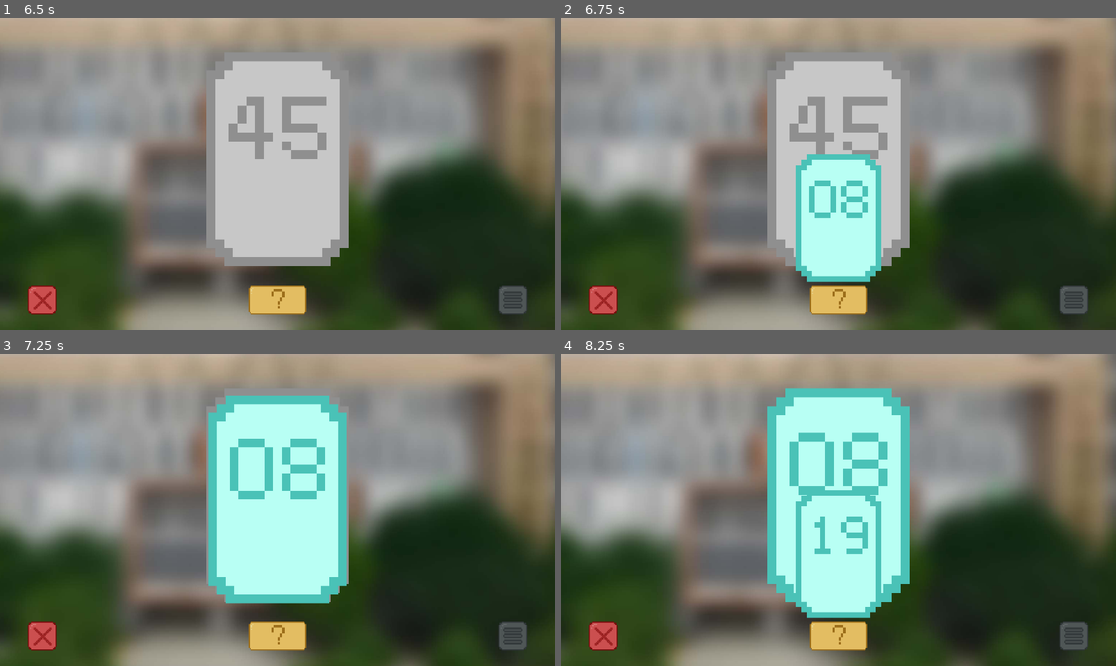
Above: before the commit, frames 1-4 (two rows, left to right).
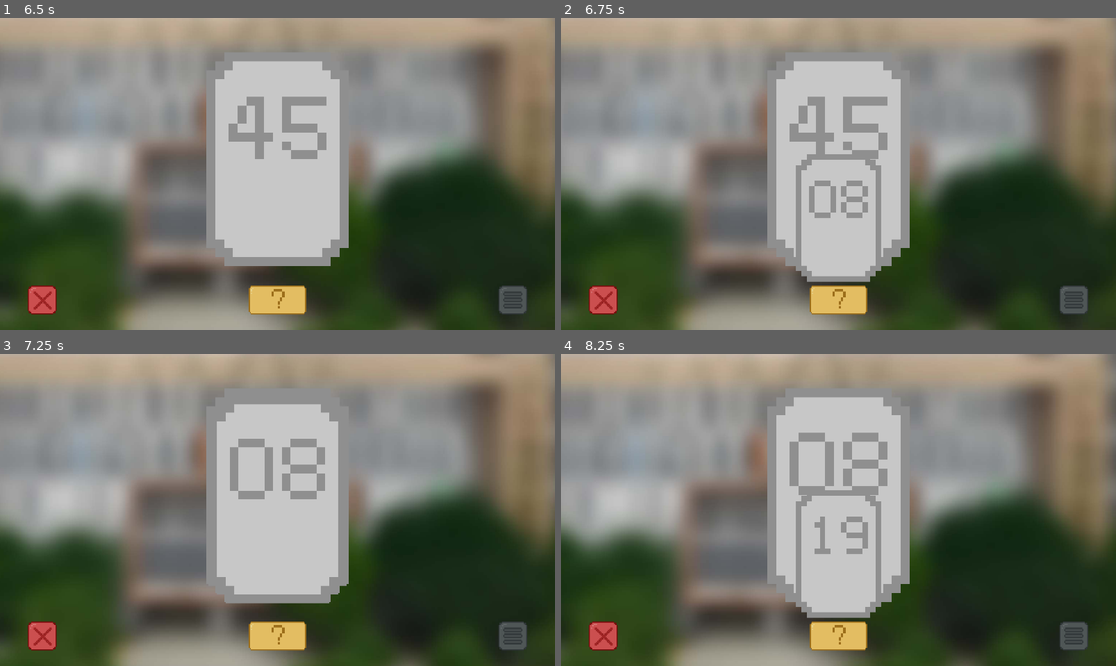
Above: after the commit, the same moments.

Repository: cfrank114/RandomStuPicker
Game: Godot game, scene res://scenes/picker.tscn
Two runs of this game, one before a commit and one after it. Both use one fixed random seed, a clock stepped at 60 frames per second and the inputs below.
Inputs (mouse positions are in pixels of both pictures, inside the frame that each line leads up to):
- Up to frame 1 (6.5 s): click (277, 298) at 0.5 s; click (277, 298) at 1.25 s; click (277, 298) at 2 s; move the mouse to (399, 158) at 2.77 s; click (399, 158) at 2.92 s; tap Enter at 3.5 s; move the mouse to (166, 189) at 3.52 s; click (166, 189) at 3.67 s; move the mouse to (333, 105) at 4.27 s; click (333, 105) at 4.42 s; tap Space at 5 s; move the mouse to (249, 236) at 5.02 s; click (249, 236) at 5.17 s; move the mouse to (444, 220) at 5.77 s; click (444, 220) at 5.92 s
- Up to frame 2 (6.75 s): tap Enter at 6.5 s; move the mouse to (672, 127) at 6.52 s; click (672, 127) at 6.67 s
- Up to frame 3 (7.25 s): no input
- Up to frame 4 (8.25 s): move the mouse to (866, 510) at 7.27 s; click (866, 510) at 7.42 s; tap Space at 8 s; move the mouse to (755, 432) at 8.02 s; click (755, 432) at 8.17 s

Frame 1 is identical in both runs. In frame 2, 6.1% of the frame differs, in the area x 42-58%, y 43-85%; in frame 3, 16%; in frame 4, 18%, in the area x 37-63%, y 10-85%.

Commit message:
ver 1.2.2

Diff:
--- a/globals.gd
+++ b/globals.gd
@@ -11,8 +11,9 @@
 				"22":[45],
 				"33":[38,44],
 				"4":[46],
-				"7":[40,49]},
-				"special":[12]
+				"7":[40,49]
+				},
+			"special":[12]
 				},
 			"settings":{
 				"allow_cards":true,
@@ -20,7 +21,7 @@
 				"auto_erase_history":true,
 				"except":[6,32,42],
 				"fullscreen":true,
-				"lang":"en",
+				"lang":"en_US",
 				"range":[1,49],
 				"res":"1920x1080",
 				"tab_at_bottom":false
@@ -45,7 +46,10 @@
 	"960x540":Vector2(960,540)
 }
 
-var lang = ["de","en","ja","zh"]
+const step = 2
+const cp_prob=0.3
+
+var lang = TranslationServer.get_loaded_locales()
 
 var dest=Vector2(0,0)
 var dest_scale = Vector2(0.3,0.3)
@@ -91,6 +95,7 @@
 		create()
 	print("Checking data")
 	data = check_and_fix_data(data,data_template)
+	data["version"]=ProjectSettings.get_setting("application/config/version")
 	print("Checked")
 	total = data["data"]["settings"]["range"][1]-data["data"]["settings"]["range"][0]+1-len(data["data"]["settings"]["except"])
 	print("TranslationServer Set:",data["data"]["settings"]["lang"])
@@ -157,7 +162,6 @@
 					type_string(typeof(default_values[key])),
 					type_string(typeof(data[key]))
 				])
-	data["version"]=ProjectSettings.get_setting("application/config/version")
 	return data
 
 
--- a/locales/de_DE.csv
+++ b/locales/de_DE.csv
@@ -1,4 +1,4 @@
-id,de
+id,de_DE
 
 Menu_History,Geschichte
 Menu_Settings,Einstellungen
--- a/locales/en_US.csv
+++ b/locales/en_US.csv
@@ -1,4 +1,4 @@
-id,en
+id,en_US
 
 Menu_History,History
 Menu_Settings,Settings
@@ -22,7 +22,7 @@
 Menu_Info_Ver,Version
 Menu_Info_Ver_Software,Software
 Menu_Info_Ver_Datapack,Datapack
-Menu_Info_Description,Descrpitions
+Menu_Info_Description,Descriptions
 Menu_Info_Description_Author,Author
 Menu_Info_Description_BugReport,Bug Reports
 
--- /dev/null
+++ b/locales/es_ES.csv
@@ -0,0 +1,29 @@
+id,es_ES
+
+Menu_History,Historial
+Menu_Settings,Configuración
+Menu_Info,Información
+
+Menu_History_None,No hay historial aún...
+
+Menu_Settings_PickerSettings,"Ajustes de Selección"
+Menu_Settings_Range,Rango
+Menu_Settings_Except,Excepciones
+Menu_Settings_Graphics,Gráficos
+Menu_Settings_Resolution,Resolución
+Menu_Settings_Fullscreen,Pantalla Completa
+Menu_Settings_Allow_Cards,Permitir Tarjetas
+Menu_Settings_Others,Otras
+Menu_Settings_Translations,Traducciones
+Menu_Settings_IsTabAtBottom,Colocar barra de menú abajo
+Menu_Settings_AutoEraseHistory,Borrar historial automáticamente
+
+Menu_Info_Info,Información
+Menu_Info_Ver,Versión
+Menu_Info_Ver_Software,Software
+Menu_Info_Ver_Datapack,Paquete de datos
+Menu_Info_Description,Descripciones
+Menu_Info_Description_Author,Autor
+Menu_Info_Description_BugReport,Reportar errores
+
+Menu_Settings_Changed,Los cambios se aplicarán tras reiniciar.
--- /dev/null
+++ b/locales/fr_FR.csv
@@ -0,0 +1,29 @@
+id,fr_FR
+
+Menu_History,Historique
+Menu_Settings,Paramètres
+Menu_Info,À propos
+
+Menu_History_None,Aucun historique...
+
+Menu_Settings_PickerSettings,"Paramètres de sélection"
+Menu_Settings_Range,Plage
+Menu_Settings_Except,Exceptions
+Menu_Settings_Graphics,Graphismes
+Menu_Settings_Resolution,Résolution
+Menu_Settings_Fullscreen,Plein écran
+Menu_Settings_Allow_Cards,Autoriser les cartes
+Menu_Settings_Others,Autres
+Menu_Settings_Translations,Traductions
+Menu_Settings_IsTabAtBottom,Placer la barre de menu en bas
+Menu_Settings_AutoEraseHistory,Effacer l'historique automatiquement
+
+Menu_Info_Info,Informations
+Menu_Info_Ver,Version
+Menu_Info_Ver_Software,Logiciel
+Menu_Info_Ver_Datapack,Paquet de données
+Menu_Info_Description,Descriptions
+Menu_Info_Description_Author,Auteur
+Menu_Info_Description_BugReport,Signaler un bug
+
+Menu_Settings_Changed,Les modifications prendront effet après redémarrage.
--- a/locales/ja_JP.csv
+++ b/locales/ja_JP.csv
@@ -1,4 +1,4 @@
-id,ja
+id,ja_JP
 
 Menu_History,歴史記録
 Menu_Settings,設定
--- a/locales/zh_CN.csv
+++ b/locales/zh_CN.csv
@@ -1,4 +1,4 @@
-id,zh
+id,zh_CN
 
 Menu_History,历史
 Menu_Settings,设置
--- /dev/null
+++ b/locales/zh_TW.csv
@@ -0,0 +1,29 @@
+id,zh_TW
+
+Menu_History,歷史
+Menu_Settings,設定
+Menu_Info,關於
+
+Menu_History_None,暫無歷史紀錄
+
+Menu_Settings_PickerSettings,抽選設定
+Menu_Settings_Range,範圍
+Menu_Settings_Except,排除
+Menu_Settings_Graphics,圖像
+Menu_Settings_Resolution,解析度
+Menu_Settings_Fullscreen,全螢幕
+Menu_Settings_Allow_Cards,使用卡片
+Menu_Settings_Others,其他項目
+Menu_Settings_Translations,語言翻譯
+Menu_Settings_IsTabAtBottom,設定列置底
+Menu_Settings_AutoEraseHistory,自動清空歷史
+
+Menu_Info_Info,軟體資訊
+Menu_Info_Ver,版本
+Menu_Info_Ver_Software,軟體版本
+Menu_Info_Ver_Datapack,資料包版本
+Menu_Info_Description,描述說明
+Menu_Info_Description_Author,作者
+Menu_Info_Description_BugReport,錯誤回報
+
+Menu_Settings_Changed,變更將在重新啟動後生效
--- a/project.godot
+++ b/project.godot
@@ -14,7 +14,7 @@
 config/name_localized={
 "zh_CN": "随机选人"
 }
-config/version="1.2"
+config/version="1.2.2"
 run/main_scene="res://scenes/picker.tscn"
 config/use_custom_user_dir=true
 config/features=PackedStringArray("4.3", "GL Compatibility")
@@ -35,9 +35,20 @@
 
 enabled=PackedStringArray()
 
+[file_customization]
+
+folder_colors={
+"res://assets/": "red",
+"res://locales/": "teal",
+"res://scenes/": "blue",
+"res://scenes/card/": "orange",
+"res://scenes/settings/": "yellow",
+"res://scenes/special_scene/": "green"
+}
+
 [internationalization]
 
-locale/translations=PackedStringArray("res://locales/zh_CN.zh.translation", "res://locales/en_US.en.translation", "res://locales/ja_JP.ja.translation", "res://locales/de_DE.de.translation")
+locale/translations=PackedStringArray("res://locales/de_DE.de_DE.translation", "res://locales/en_US.en_US.translation", "res://locales/es_ES.es_ES.translation", "res://locales/fr_FR.fr_FR.translation", "res://locales/ja_JP.ja_JP.translation", "res://locales/zh_CN.zh_CN.translation", "res://locales/zh_TW.zh_TW.translation")
 locale/test="en_US"
 locale/fallback="en_US"
 
--- a/scenes/card/card.gd
+++ b/scenes/card/card.gd
@@ -6,6 +6,7 @@
 @onready var number_colors = Globals.number_color
 @export var finished=false
 var _type=""
+var need_scaling=false
 
 const speed = 5.0
 
@@ -13,14 +14,18 @@
 	self.position = pos
 	if allow_cards:
 		self.scale = Vector2(0.01,0.01)
+		if need_scaling:
+			self.scale*=1.02
+			self.position.y+=70
+			self.position.x+=10
 	else:
 		self.scale = Globals.dest_scale
-		if _type=="gold":
+		if need_scaling:
 			self.scale=1.02*Globals.dest_scale
 			self.position.y+=10
 
 
-func set_card(number:int,type:String,allow_log=true,allow_cards=true):
+func set_card(number:int,type:String,allow_log=true,allow_cards=true,scaling=false):
 	if allow_log:print("Setting card:"+str(number)+" with type "+type)
 	if(allow_cards):
 		number_a.material.set_shader_parameter("color",number_colors[type]/255)
@@ -35,6 +40,7 @@
 	number_a.play(str(num_a_value))
 	number_b.play(str(num_b_value))
 	_type = type
+	need_scaling=scaling
 
 
 func _ready():
--- a/scenes/main_button.gd
+++ b/scenes/main_button.gd
@@ -19,7 +19,12 @@
 		print("Creating new card at "+str(self.position+self.size/2))
 		var c = card.instantiate()
 		get_tree().root.add_child(c)
-		c.set_card(Globals.card_number[Globals.ind],Globals.card_type[Globals.ind],true,Globals.data["data"]["settings"]["allow_cards"])
+		var need_scaling=false
+		if(Globals.ind<Globals.total-Globals.step):
+			if(float(Globals.card_number[Globals.ind+Globals.step]) in Globals.data["data"]["constants"]["special"]):
+				need_scaling=true
+				print("special!")
+		c.set_card(Globals.card_number[Globals.ind],Globals.card_type[Globals.ind],true,Globals.data["data"]["settings"]["allow_cards"],need_scaling)
 		if(Globals.data["data"]["settings"]["allow_cards"]):
 			c.set_pos(self.position+self.size/2)
 		else:
--- a/scenes/picker.gd
+++ b/scenes/picker.gd
@@ -1,6 +1,6 @@
 extends Control
 const card_type=["gold","purple","blue","normal"]
-@onready var type_num = [Globals.total*0.08,Globals.total*0.25]
+@onready var type_num = [Globals.total*0.04,Globals.total*0.15]
 func swap_with_ind(arr:Array,ind:Array,ida:int,idb:int):
 	var swap_location_a = ind[ida]
 	var swap_location_b = ind[idb]
@@ -54,7 +54,7 @@
 		var skip = false
 		var cped=[]
 		for i in range(Globals.total-1):
-			if(skip or randf()>0.4):
+			if(skip or randf()>Globals.cp_prob):
 				skip = false
 				continue
 			if str(i) in cp.keys():
@@ -70,19 +70,16 @@
 					skip = true
 
 	print("Shuffling third randomization(specialized proccessing) stage")
-	if float(cn[0]) in Globals.data["data"]["constants"]["special"]:
-		var tmp = cn[2]
-		cn[2]=cn[0]
-		cn[0]=tmp
-	if float(cn[1]) in Globals.data["data"]["constants"]["special"]:
-		var tmp = cn[2]
-		cn[2]=cn[1]
-		cn[1]=tmp
+	for i in range(Globals.step):
+		if float(cn[i]) in Globals.data["data"]["constants"]["special"]:
+			var tmp = cn[Globals.step]
+			cn[Globals.step]=cn[i]
+			cn[i]=tmp
+
 
 	print("Shuffling Card type randomization stage")
 
-	for i in Globals.data["data"]["constants"]["special"]:
-		ct[ni[i]-2]="gold"
+	ct[randi_range(0,len(ct)-1)]="gold"
 	if Globals.data["data"]["settings"]["allow_cp"] and Globals.total>0:
 		var cp:Dictionary = Globals.data["data"]["constants"]["cp"]
 		for i in range(Globals.total-2):
--- a/scenes/picker.tscn
+++ b/scenes/picker.tscn
@@ -34,6 +34,10 @@
 anchors_preset = 15
 anchor_right = 1.0
 anchor_bottom = 1.0
+offset_left = -408.0
+offset_top = -228.0
+offset_right = 408.0
+offset_bottom = 228.0
 grow_horizontal = 2
 grow_vertical = 2
 texture = ExtResource("2_e6707")
--- a/scenes/settings/normal.tres
+++ b/scenes/settings/normal.tres
@@ -1,7 +1,5 @@
-[gd_resource type="LabelSettings" load_steps=2 format=3 uid="uid://dp4fvk4xiulpv"]
-
-[ext_resource type="FontFile" uid="uid://b3568hqqk8s5n" path="res://assets/font.ttf" id="1_bhp65"]
+[gd_resource type="LabelSettings" format=3 uid="uid://dp4fvk4xiulpv"]
 
 [resource]
-font = ExtResource("1_bhp65")
+line_spacing = 5.0
 font_size = 24
--- /dev/null
+++ b/scenes/special_scene/OK.gd
@@ -0,0 +1,10 @@
+extends Button
+
+func _pressed():
+	var data = JSON.parse_string($"../CodeEdit".text)
+	if data == null:
+		self.text="error"
+		return
+	self.text="Parsed"
+	Globals.data = data
+	Globals.check_and_fix_data(Globals.data,Globals.data_template)
--- /dev/null
+++ b/scenes/special_scene/code_edit.gd
@@ -0,0 +1,4 @@
+extends CodeEdit
+
+func _ready():
+	self.text = JSON.stringify(Globals.data)
--- a/scenes/special_scene/cpbutton.gd
+++ /dev/null
@@ -1,7 +0,0 @@
-extends CheckBox
-
-func _ready() -> void:
-	self.button_pressed=Globals.data["data"]["settings"]["allow_cp"]
-
-func _toggled(toggled_on: bool) -> void:
-	Globals.data["data"]["settings"]["allow_cp"]=toggled_on
--- a/scenes/special_scene/special.tscn
+++ b/scenes/special_scene/special.tscn
@@ -1,8 +1,9 @@
-[gd_scene load_steps=4 format=3 uid="uid://2xhdas2a0hf0"]
+[gd_scene load_steps=5 format=3 uid="uid://2xhdas2a0hf0"]
 
 [ext_resource type="Script" path="res://scenes/special_scene/validate.gd" id="1_q1qod"]
 [ext_resource type="Script" path="res://scenes/special_scene/returnbutton.gd" id="2_f6lf5"]
-[ext_resource type="Script" path="res://scenes/special_scene/cpbutton.gd" id="2_qpyso"]
+[ext_resource type="Script" path="res://scenes/special_scene/code_edit.gd" id="2_rsjni"]
+[ext_resource type="Script" path="res://scenes/special_scene/OK.gd" id="3_aoe1o"]
 
 [node name="Special" type="Control"]
 layout_mode = 3
@@ -42,9 +43,15 @@
 layout_mode = 2
 text = "Validation success"
 
-[node name="CheckBox" type="CheckBox" parent="Main/VBoxContainer"]
+[node name="CodeEdit" type="CodeEdit" parent="Main/VBoxContainer"]
+custom_minimum_size = Vector2(0, 300)
 layout_mode = 2
-script = ExtResource("2_qpyso")
+script = ExtResource("2_rsjni")
+
+[node name="Button2" type="Button" parent="Main/VBoxContainer"]
+layout_mode = 2
+text = "OK"
+script = ExtResource("3_aoe1o")
 
 [node name="Button" type="Button" parent="."]
 layout_mode = 1
Binary file removed: assets/font.ttf
Not shown, changed: locales/de_DE.csv.import
Binary file removed: locales/de_DE.de.translation
Binary file added: locales/de_DE.de_DE.translation
Not shown, changed: locales/en_US.csv.import
Binary file removed: locales/en_US.en.translation
Binary file added: locales/en_US.en_US.translation
Not shown, added: locales/es_ES.csv.import
Binary file added: locales/es_ES.es_ES.translation
Not shown, added: locales/fr_FR.csv.import
Binary file added: locales/fr_FR.fr_FR.translation
Not shown, changed: locales/ja_JP.csv.import
(and 7 more such lines)
